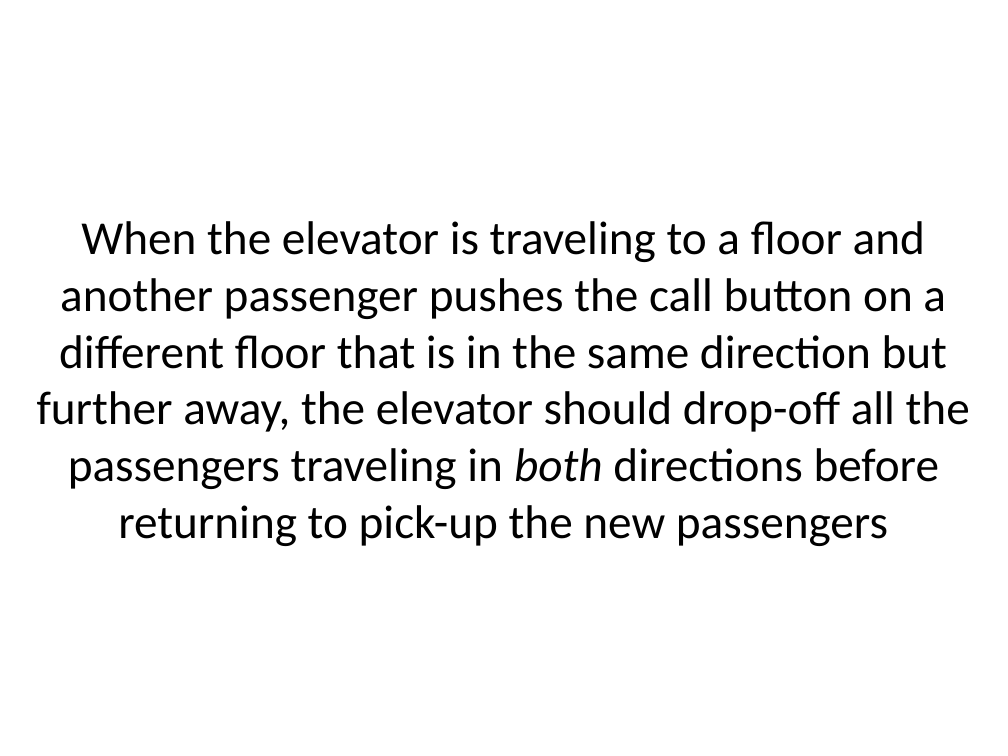
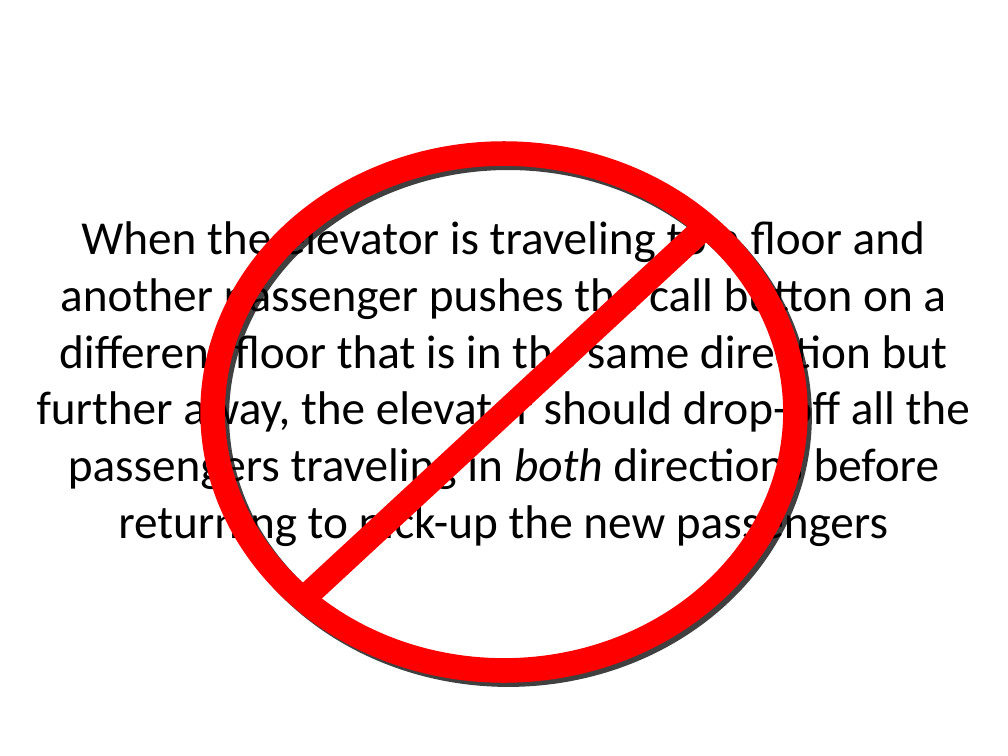
Before and after one commit to sl4mmy/presentations, a slide deck: slide 66 of tao-of-test-driven-development/tao-of-test-driven-development.ppt (slide 57 before the commit). Drawn at 1008x756 pixels with LibreOffice and Linux fonts; fonts in the diff are those of the drawing. Boxes give left, top, right and bottom in pixels: in the first picture for what was removed or moved away, otherwise in the second. Text is boxed around its words. In the diff, an @@ line names an element or a change of style, - is before the commit and + after.

```diff
--- a/tao-of-test-driven-development/tao-of-test-driven-development.ppt
+++ b/tao-of-test-driven-development/tao-of-test-driven-development.ppt
@@ ellipse added at (213, 154, 795, 671), outline #FF0000 25 pt @@
@@ line added from (698, 233) to (311, 592), #FF0000 25 pt @@
```
Also in this commit, not shown: 7 other slides changed, 9 slides added, 4 other files.
